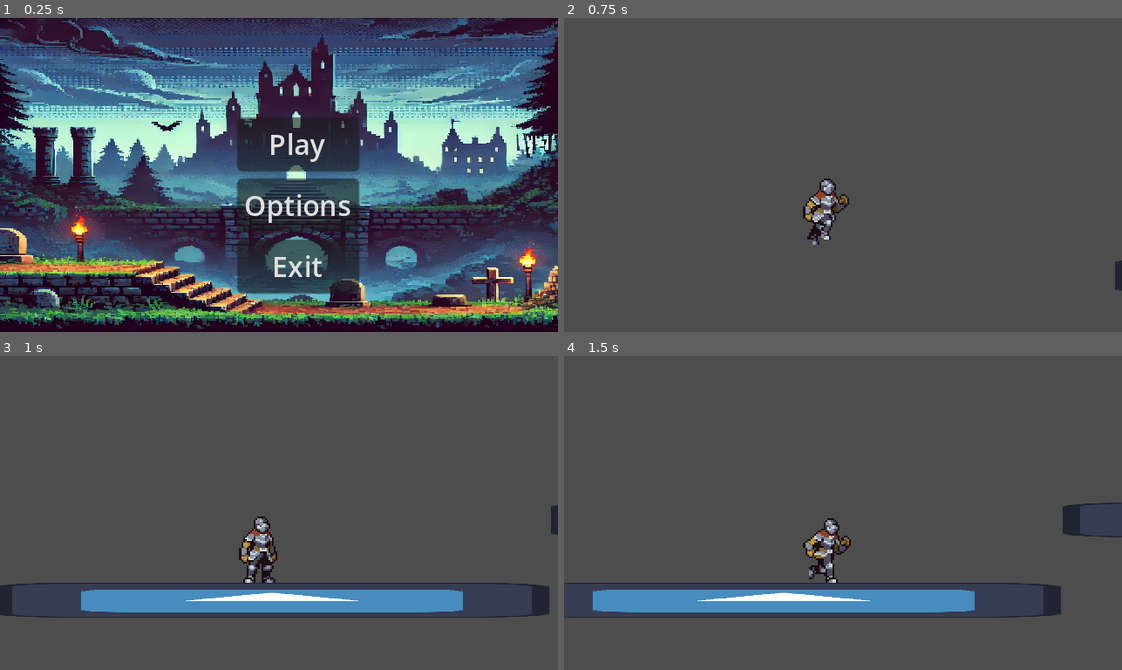
Above: before the commit, frames 1-4 (two rows, left to right).
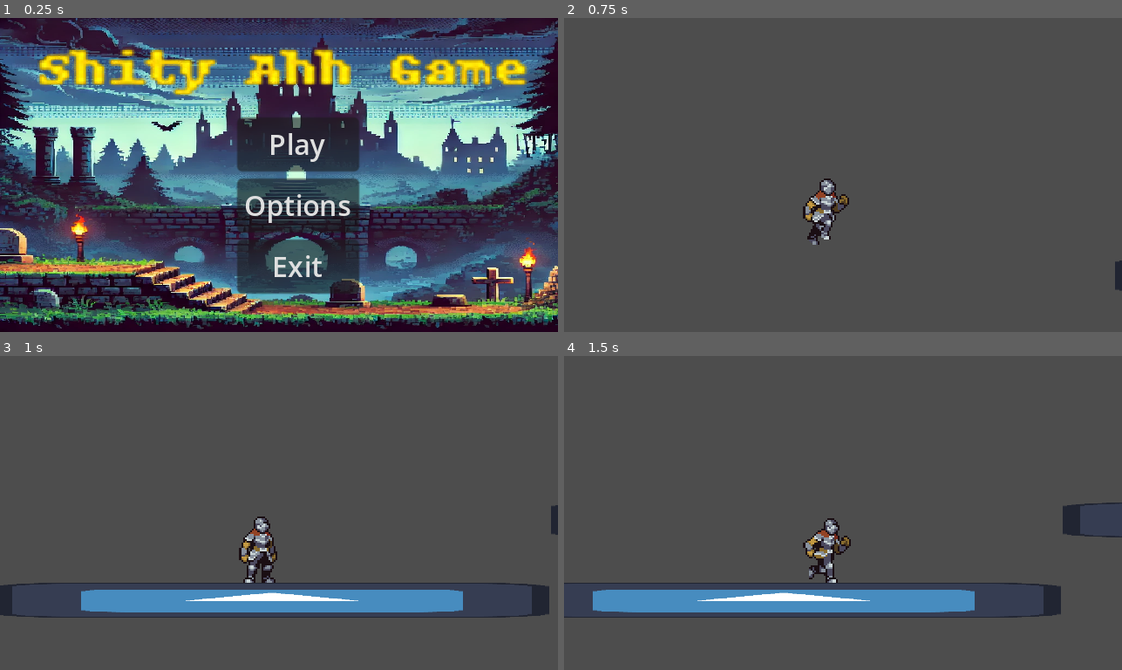
Above: after the commit, the same moments.

Repository: HunterB88/godot-4-platformer
Game: Godot game, scene res://scenes/menu.tscn
Same seed, same stepped clock (60 frames per second), same inputs: the game is played once before the commit and once after it. The engine's default icon, where the game draws it, is replaced by a stand-in: a white triangle on a blue panel in a dark square.
Inputs (mouse positions are in pixels of both pictures, inside the frame that each line leads up to):
- Up to frame 1 (0.25 s): no input
- Up to frame 2 (0.75 s): click "Play" at 0.5 s
- Up to frame 3 (1 s): no input
- Up to frame 4 (1.5 s): move the mouse to (965, 497) at 1.27 s; hold D (right) from 1.28 s (still down); click (965, 497) at 1.35 s

The runs differ from the first frame. In frame 1, 5.6% of the frame differs, in the area x 6-95%, y 10-25%; in frame 2, nothing differs; in frame 3, nothing differs; in frame 4, nothing differs.

Commit message:
added title

Diff:
--- a/scenes/menu.tscn
+++ b/scenes/menu.tscn
@@ -1,7 +1,8 @@
-[gd_scene load_steps=3 format=3 uid="uid://cjtrhbt6anvjm"]
+[gd_scene load_steps=4 format=3 uid="uid://cjtrhbt6anvjm"]
 
 [ext_resource type="Script" path="res://scenes/menu.gd" id="1_qrt3h"]
 [ext_resource type="Texture2D" uid="uid://b1j4boktrxmie" path="res://art/backround.webp" id="2_d7utn"]
+[ext_resource type="Texture2D" uid="uid://dxxnixkm4f806" path="res://art/title.png" id="3_j58d4"]
 
 [node name="menu" type="Control"]
 layout_mode = 3
@@ -43,6 +44,11 @@
 layout_mode = 2
 text = "Exit"
 
+[node name="Title" type="Sprite2D" parent="."]
+position = Vector2(34, -8)
+scale = Vector2(0.803342, 0.672043)
+texture = ExtResource("3_j58d4")
+
 [connection signal="pressed" from="MarginContainer/VBoxContainer/play" to="." method="_on_play_pressed"]
 [connection signal="pressed" from="MarginContainer/VBoxContainer/options" to="." method="_on_options_pressed"]
 [connection signal="pressed" from="MarginContainer/VBoxContainer/exit" to="." method="_on_exit_pressed"]
Binary file added: art/title.png
Not shown, added: art/title.png.import
